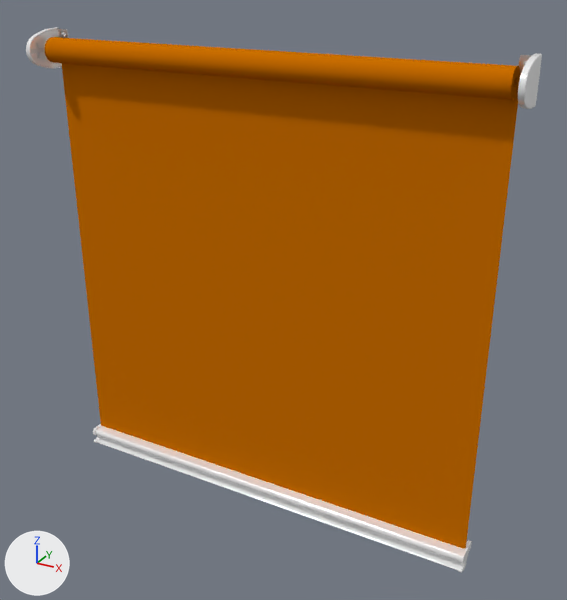
The Blender file models/products/Federzug-Softrollo.blend, before and after one commit.
The view is the same before and after, from a 50 mm lens placed at (0.949, -1.572, 0.783), pointed at (0.065, 0.037, -0.022). Every picture has the same lights, and +X, +Y and +Z are marked at lower left.

The first picture shows 'BezierCurve', 'BezierCurve.001', 'BezierCurve.003', 'Cube.001', 'Cube.002', 'Cube.008', 'Cube.009', 'Stoff.001', 'Stoffende.001'.
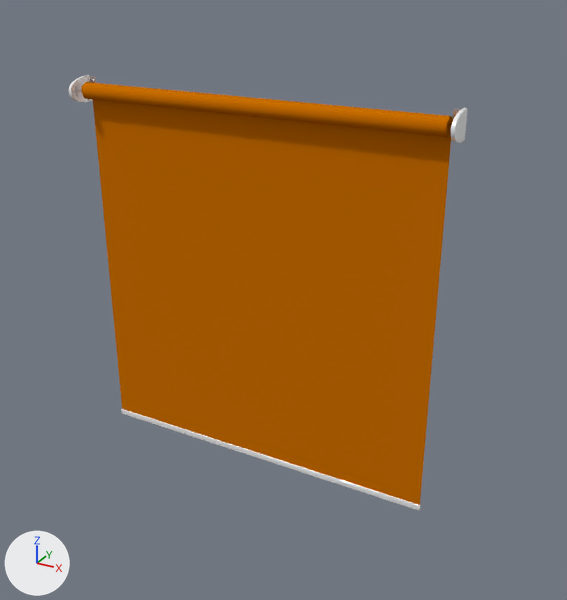
What differs and where, as boxes [x1, y1, x2, y2] in the pictures (567 x 600 px):
'Stoff.001', moved, rescaled (22% narrower, 17% shorter)
    before: [61, 63, 519, 549]
    after: [93, 100, 451, 505]
'Stoffende.001', moved, rescaled (22% narrower, 12% shorter)
    before: [45, 37, 520, 100]
    after: [82, 82, 453, 137]
'BezierCurve.001', deleted
    before: [96, 426, 467, 570]
'Cube.004', added
    after: [122, 409, 419, 511]
'Cube.001', moved, rescaled (32% narrower, 37% shorter)
    before: [518, 53, 542, 109]
    after: [451, 108, 467, 143]
'Cube.009', moved, rescaled (36% narrower, 33% shorter)
    before: [31, 29, 69, 67]
    after: [72, 76, 96, 101]
'Cube.008', moved, rescaled (38% narrower, 33% shorter)
    before: [26, 27, 62, 68]
    after: [69, 75, 91, 102]
'BezierCurve', deleted
    before: [458, 540, 472, 573]
'Cube.002', moved, rescaled
    before: [518, 55, 532, 104]
    after: [453, 108, 461, 119]
'BezierCurve.003', deleted
    before: [93, 424, 102, 443]

Patch to the scene script:
```diff
--- a/models/products/Federzug-Softrollo.blend.py
+++ b/models/products/Federzug-Softrollo.blend.py
@@ ob_stoff_001 @@
 ob_stoff_001 = bpy.data.objects.new('Stoff.001', me_plane_004)
-ob_stoff_001.location = (0.0, 0.028, -0.019)
+ob_stoff_001.location = (0.0, 0.001, 0.012)
 ob_stoff_001.rotation_euler = (1.571, 0.0, -3.142)  # degrees (90, 0, -180)
+ob_stoff_001.scale = (0.799, 0.799, 0.799)
 _m = ob_stoff_001.modifiers.new('Solidify', 'SOLIDIFY')
@@ ob_stoffende_001 @@
 ob_stoffende_001 = bpy.data.objects.new('Stoffende.001', me_cylinder_001)
-ob_stoffende_001.location = (0.0, 0.0, 0.558)
+ob_stoffende_001.location = (0.0, -0.017, 0.467)
 ob_stoffende_001.rotation_euler = (0.0, 1.571, 0.0)  # degrees (0, 90, 0)
+ob_stoffende_001.scale = (0.658, 0.658, 0.803)
 _m = ob_stoffende_001.modifiers.new('Solidify', 'SOLIDIFY')
@@ ob_beziercurve @@
-ob_beziercurve = bpy.data.objects.new('BezierCurve', me_beziercurve_001)
@@ ob_beziercurve_001 @@
-ob_beziercurve_001 = bpy.data.objects.new('BezierCurve.001', cu_beziercurve_001)
@@ ob_beziercurve_003 @@
-ob_beziercurve_003 = bpy.data.objects.new('BezierCurve.003', me_beziercurve_002)
@@ ob_cube_008 @@
 ob_cube_008 = bpy.data.objects.new('Cube.008', me_cube_001)
-ob_cube_008.location = (-0.625, -0.005, 0.558)
+ob_cube_008.location = (-0.5, -0.021, 0.467)
 ob_cube_008.rotation_euler = (-1.571, 0.0, 0.0)  # degrees (-90, 0, 0)
-ob_cube_008.scale = (0.0504, 0.0504, 0.0504)
+ob_cube_008.scale = (0.0332, 0.0332, 0.0332)
 _m = ob_cube_008.modifiers.new('Subdivision', 'SUBSURF')
@@ ob_cube_009 @@
 ob_cube_009 = bpy.data.objects.new('Cube.009', me_cube_002)
-ob_cube_009.location = (-0.61, 0.001, 0.558)
+ob_cube_009.location = (-0.49, -0.017, 0.467)
 ob_cube_009.rotation_euler = (-1.571, 0.0, 0.0)  # degrees (-90, 0, 0)
-ob_cube_009.scale = (0.224, 0.241, 0.224)
+ob_cube_009.scale = (0.147, 0.159, 0.147)
@@ ob_cube_001 @@
 ob_cube_001 = bpy.data.objects.new('Cube.001', me_cube_004)
-ob_cube_001.location = (0.625, -0.005, 0.558)
+ob_cube_001.location = (0.499, -0.021, 0.467)
 ob_cube_001.rotation_euler = (-1.571, -3.142, 0.0)  # degrees (-90, -180, 0)
-ob_cube_001.scale = (0.0504, 0.0504, 0.0504)
+ob_cube_001.scale = (0.0332, 0.0332, 0.0332)
 _m = ob_cube_001.modifiers.new('Subdivision', 'SUBSURF')
@@ ob_cube_002 @@
 ob_cube_002 = bpy.data.objects.new('Cube.002', me_cube_005)
-ob_cube_002.location = (0.61, 0.001, 0.558)
+ob_cube_002.location = (0.49, -0.017, 0.467)
 ob_cube_002.rotation_euler = (-1.571, -3.142, 0.0)  # degrees (-90, -180, 0)
-ob_cube_002.scale = (0.224, 0.241, 0.224)
+ob_cube_002.scale = (0.147, 0.159, 0.147)
@@ ob_cube_004 @@
+ob_cube_004 = bpy.data.objects.new('Cube.004', me_cube_003)  # 204 vertices, 170 faces; spans x -109.8..4.2, y -0.4..0.4, z -1.0..1.0; in mat_schiene_001 (white #ffffff); modifiers SUBSURF
+ob_cube_004.location = (0.441, 0.0, -0.491)
+ob_cube_004.scale = (0.00835, 0.00835, 0.00835)
```
